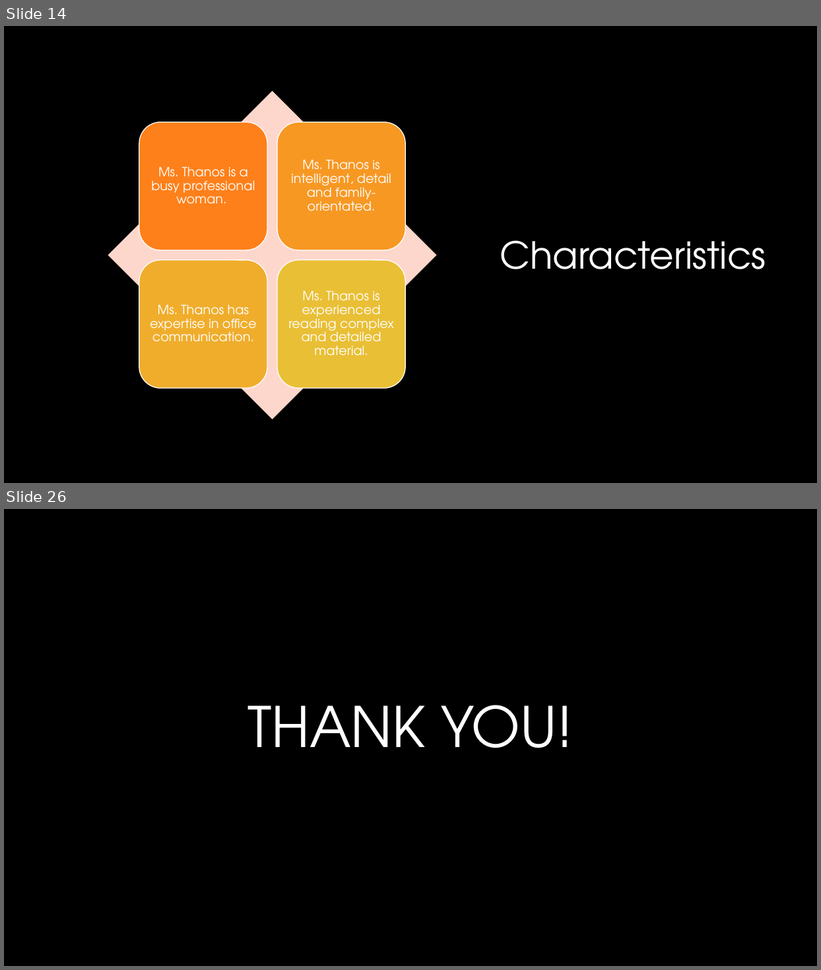
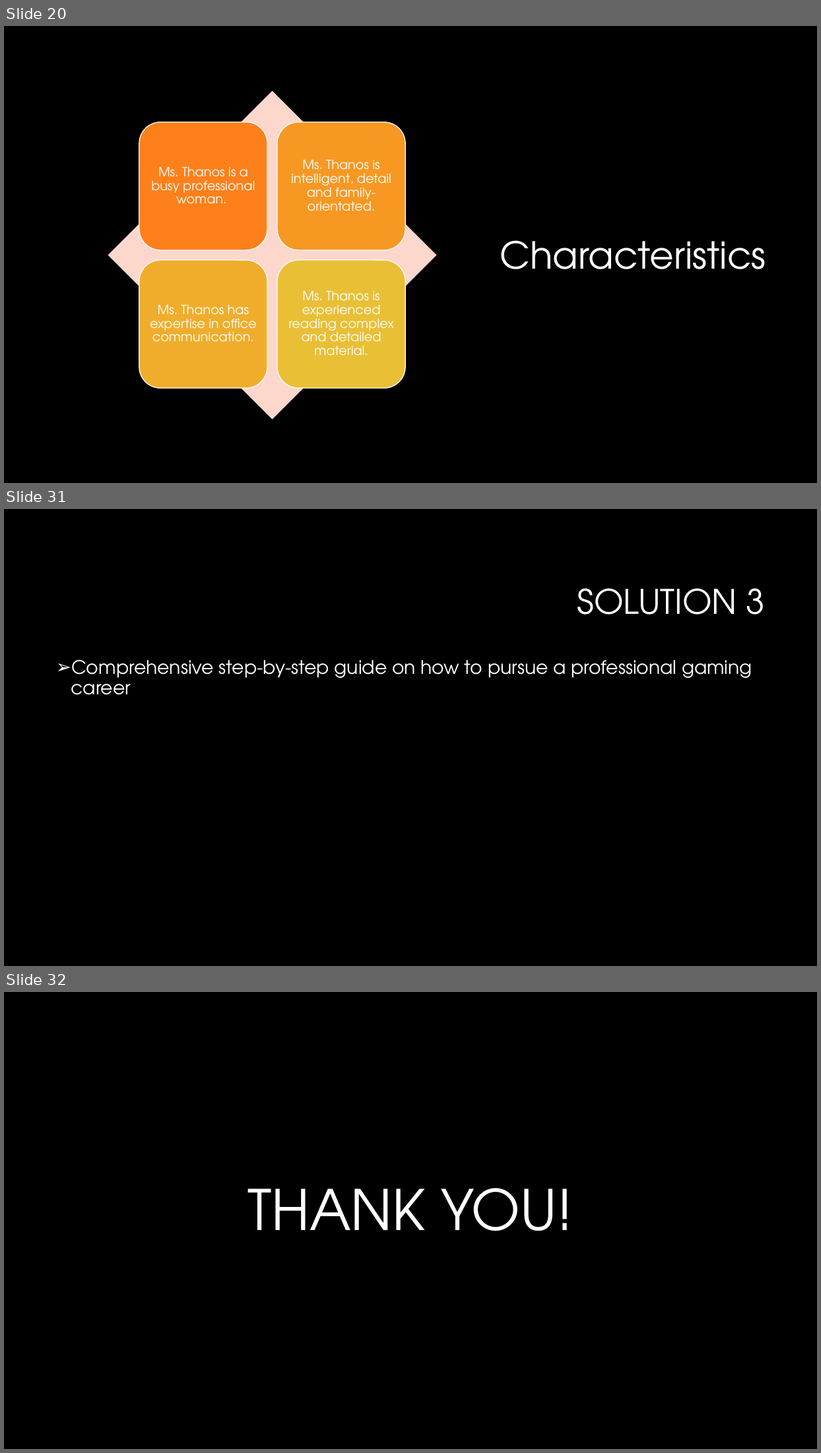
Before and after one commit to vinceleg/lab04_repo, a slide deck: dtc_team16_pitch_presentation.pptx. Shown one above the other, each under a label of ours: slides 14 and 26 before the commit, slides 20, 31 and 32 after it; the slides between them are not shown. The pictures are 821x970 and 821x1453 pixels, drawn with LibreOffice and Linux fonts; fonts in the diff are those of the drawing; background and template pictures are left out. Boxes give left, top, right and bottom in pixels: in the first picture for what was removed or moved away, otherwise in the second. Text is boxed around its words. In the diff, an @@ line names an element or a change of style, - is before the commit and + after.

```diff
--- a/dtc_team16_pitch_presentation.pptx
+++ b/dtc_team16_pitch_presentation.pptx
@@ slide 31 added at (4, 509, 817, 966), background #000000 @@
@@ title added at (578, 588, 765, 615), 40 pt, text #FFFFFF @@
+SOLUTION 3
@@ text added at (71, 659, 752, 695), 22 pt, text #FFFFFF @@
+➢ Comprehensive step-by-step guide on how to pursue a professional gaming career
@@ what was slide 14 is now slide 20 @@
@@ what was slide 26 is now slide 32 @@
```
Also in this commit, not shown: 18 slides changed, 9 other slides added, 4 slides removed.
